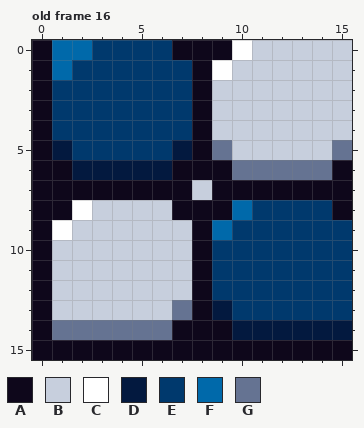
Edited in one commit: pixel-art file (Assets/tiles/Floor Tiles.ase). The picture above was drawn from the file before the commit.
16x16 pixels, 29 frames. Colours within 5 levels of each other are drawn and written as one. Shown: old frame 16. The commit also changed other frames, which this record leaves out.
Palette (. is transparent): A #0e071b  B #c7cfdd  C #ffffff  D #03193f  E #00396d  F #0069aa  G #657392
Pixels before, old frame 16, first column x 0:
 0 AFFEEEEAAACBBBBB
 1 AFEEEEEEACBBBBBB
 2 AEEEEEEEABBBBBBB
 3 AEEEEEEEABBBBBBB
 4 AEEEEEEEABBBBBBB
 5 ADEEEEEDAGBBBBBG
 6 AADDDDDAAAGGGGGA
 7 AAAAAAAABAAAAAAA
 8 AACBBBBAAAFEEEEA
 9 ACBBBBBBAFEEEEEE
10 ABBBBBBBAEEEEEEE
11 ABBBBBBBAEEEEEEE
12 ABBBBBBBAEEEEEEE
13 ABBBBBBGADEEEEEE
14 AGGGGGGAAADDDDDD
15 AAAAAAAAAAAAAAAA
New version:
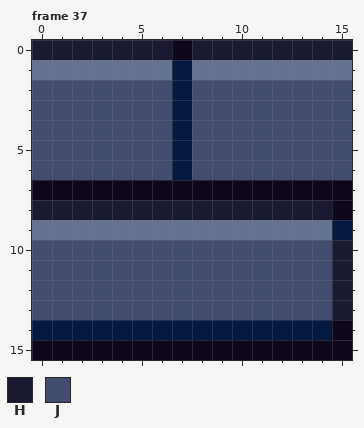
Colours new in this view: H #1a1932  J #424c6e
A new or re-ordered frame is compared with the old frame closest to it.
Difference:
frames 29 -> 37
Changed rows in their new state; - is an unchanged pixel.
Frame 37 is new; against old frame 16:
first column x 0:
 0 HHHHHHH-HHHHHHHH
 1 GGGGGGGDGGGGGGGG
 2 JJJJJJJDJJJJJJJJ
 3 JJJJJJJDJJJJJJJJ
 4 JJJJJJJDJJJJJJJJ
 5 JJJJJJJ-JJJJJJJJ
 6 JJJJJJJDJJJJJJJJ
 7 --------A-------
 8 HHHHHHHHHHHHHHH-
 9 GGGGGGGGGGGGGGGD
10 JJJJJJJJJJJJJJJH
11 JJJJJJJJJJJJJJJH
12 JJJJJJJJJJJJJJJH
13 JJJJJJJJJJJJJJJH
14 DDDDDDDDDD-----A
Changed places in both pictures, as pixel boxes (x1, y1, x2, y2):
changed: (32, 40, 352, 340)
